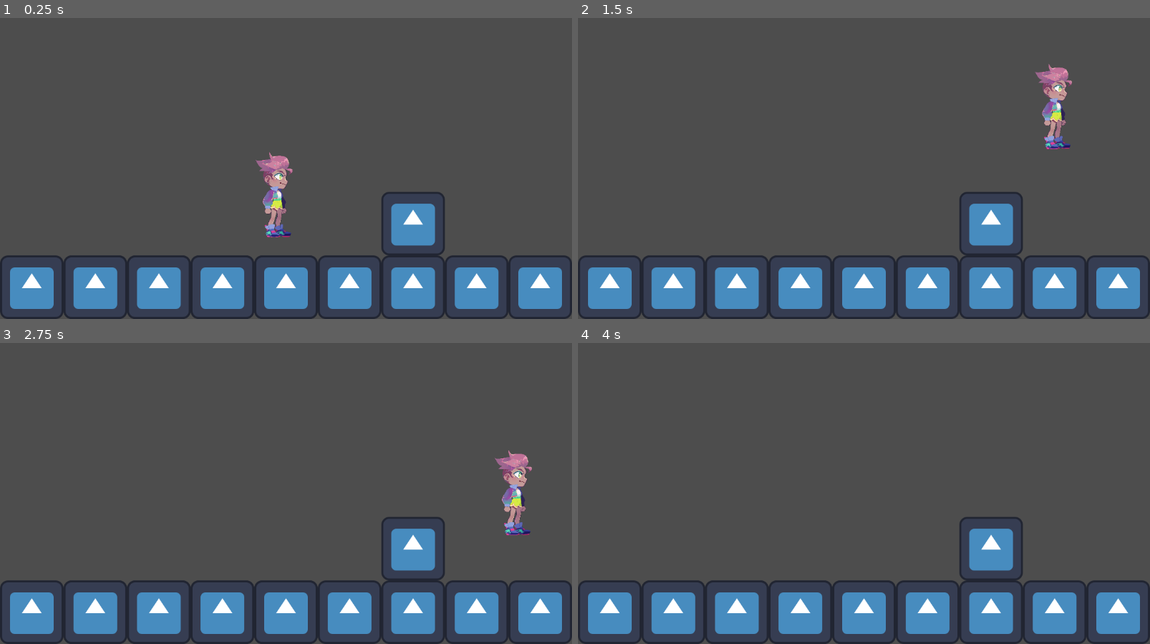
Above: before the commit, frames 1-4 (two rows, left to right).
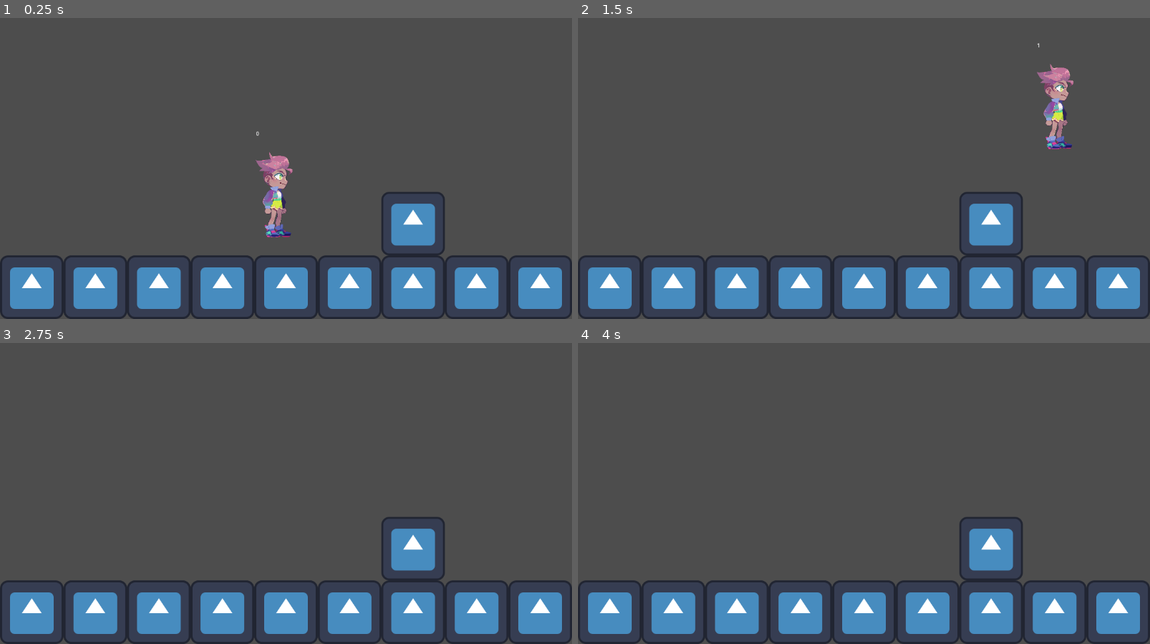
Above: after the commit, the same moments.

Repository: pepperfruits/Aurelia
Game: Godot game, scene res://Levels/TestingLevel/testing_level.tscn
Two runs of this game, one before a commit and one after it. Both use one fixed random seed, a clock stepped at 60 frames per second and the inputs below. The engine's default icon, where the game draws it, is replaced by a stand-in: a white triangle on a blue panel in a dark square.
Inputs:
- Up to frame 1 (0.25 s): no input
- Up to frame 2 (1.5 s): hold Right (move_right) from 0.53 s (still down); tap C (dash, bound only after the commit) at 0.6 s; tap Space (jump) at 0.77, 0.8, 1.07, 1.35 s
- Up to frame 3 (2.75 s): tap Space (jump) at 1.52, 1.82, 2.3 s; tap C (dash, bound only after the commit) at 1.55, 2.1 s; release Right (move_right) at 2.03 s; hold Left (move_left) from 2.03 s (still down)
- Up to frame 4 (4 s): release Left (move_left) at 2.78 s; hold Right (move_right) from 2.78 s (still down); tap C (dash, bound only after the commit) at 2.85 s; tap Space (jump) at 3.02, 3.32, 3.6, 3.77 s

The runs differ from the first frame. In frame 1, less than 0.1% of the frame differs, in the area x 44-46%, y 37-40%; in frame 2, 0.5%; in frame 3, 0.9%, in the area x 86-93%, y 35-64%; in frame 4, nothing differs.

Commit message:
Basic dash implemented
- one dash charge which refreshes on the ground

currently has a debug label with current dash charges

Diff:
--- a/Player/InputHandler.gd
+++ b/Player/InputHandler.gd
@@ -18,3 +18,6 @@
 
 func _on_jump_buffer_timer_timeout():
 	is_jump_buffered = false
+
+func is_dash_inputted() -> bool:
+	return Input.is_action_just_pressed("dash")
--- a/Player/Movement.gd
+++ b/Player/Movement.gd
@@ -6,50 +6,84 @@
 @onready var p : CharacterBody2D = $".."
 ## Handles all input
 @onready var InputHandler : InputHandlerNode = $"../InputHandler"
+## Duration of the dash
+@onready var DashDurationTimer : Timer = $DashDurationTimer
 #endregion
 
 #region Constants
+## Acceleration from running in a direction (grounded)
 @export var RUN_ACCEL : float = 1700.0
+## Your max speed from running normally/midair movement
 @export var RUN_MAX_SPEED : float = 500.0
+## How much you accelerate slower or faster in air
 @export var AIR_ACCEL_BONUS : float = 1.0
+## How much faster you accelerate when pivoting from side to side
 @export var PIVOT_ACCEL_BONUS : float = 3.0
 
+## How much friction is applied when stopping (no directional input)
 @export var FRICTION : float = 8.0
+## How much stronger/weaker your friction is when midair
 @export var AIR_FRICTION_BONUS : float = 1.0
 
+## Acceleration due to gravity
 @export var GRAVITY : float = 2000.0
 
+## The velocity upwards when you first jump
 @export var JUMP_VELOCITY : float = 1000.0
+
+## The velocity during your dash
+@export var DASH_VELOCITY : float = 1400.0
+## Your vertical velocity is multiplied by this when you dash
+@export var DASH_VERTICAL_DAMPENING : float = 0.1
+
+## How many dash charges you have max, and what it gets refreshed to on the ground
+@export var MAX_DASH_CHARGES : int = 1
 #endregion
 
 #region Variables
 ## This is the x momentum, the current x velocity.
 var momentum : float = 0.0
+## If 0, not dashing. If non zero, this is the direction of the dash.
+var dashing : int = 0
+## Where you are facing last, only useful when not inputting a movement
+var facing : int = 1
+## Your current dash charges
+var dash_charges : int = 0
 #endregion
 
 func _process(delta):
 	var is_on_floor : bool = p.is_on_floor()
 	var input_direction : float = InputHandler.get_horizontal_input() # 1 = right, -1 = left
+	if (momentum > 1.0):
+		facing = 1
+	elif (momentum < -1.0):
+		facing = -1
 
-	# If input is left or right,
-	if (input_direction):
-		apply_acceleration(delta, input_direction, is_on_floor)
-	else: # Otherwise, apply friction to stop
-		apply_friction(delta, is_on_floor)
+	if (can_dash() and InputHandler.is_dash_inputted()): # If you can dash, dash
+		dash(input_direction, facing, delta)
 
-	# If Jumping:
-	if (can_jump() and InputHandler.is_jump_inputted()):
-		jump(delta)
-	else: # Otherwise, check if gravity should be applied
-		if (is_on_floor):
-			pass
-		else:
-			apply_gravity(delta)
+	if dashing: #If you are dashing, TODO
+		pass
+	else: #If you aren't dashing, then handle movement inputs & gravity
+		$"../DebugLabel".text = str(dash_charges)
+		if (input_direction): # If input is left or right, apply acceleration
+			apply_acceleration(delta, input_direction, is_on_floor)
+		else: # Otherwise, apply friction to stop
+			apply_friction(delta, is_on_floor)
 
-	#$"../DebugLabel".text = str(momentum) # DEBUG
+		if (can_jump() and InputHandler.is_jump_inputted()): # If you can jump, jump.
+			jump(delta)
+		else: # Otherwise, check if gravity should be applied or if we should refresh dash(es)
+			if (is_on_floor):
+				refresh_dash_charges()
+			else:
+				apply_gravity(delta)
+
 	p.velocity.x = momentum
 	p.move_and_slide()
 	momentum = p.velocity.x
+	if abs(momentum) < 1.0:
+		dashing = 0
 
 #region Helper Functions
 func cap_momentum(delta : float, is_on_floor : bool) -> void:
@@ -92,4 +126,27 @@
 
 func jump(_delta : float) -> void:
 	p.velocity.y = -JUMP_VELOCITY
+
+func can_dash() -> bool:
+	return dash_charges > 0
+
+func dash(input_direction : float, facing : int, delta : float) -> void:
+	dashing = true
+	DashDurationTimer.start()
+	p.velocity.y *= DASH_VERTICAL_DAMPENING
+	dash_charges -= 1
+
+	if input_direction:
+		momentum = input_direction * DASH_VELOCITY
+	else:
+		momentum = facing * DASH_VELOCITY
+
+func refresh_dash_charges() -> void:
+	dash_charges = MAX_DASH_CHARGES
+
 #endregion
+
+#region Signals
+func _on_dash_duration_timer_timeout():
+	dashing = false
+#endregion
--- a/Player/player.tscn
+++ b/Player/player.tscn
@@ -21,11 +21,15 @@
 script = ExtResource("2_agngk")
 
 [node name="JumpBufferTimer" type="Timer" parent="InputHandler"]
-wait_time = 0.1
+wait_time = 0.2
 one_shot = true
 
 [node name="Movement" type="Node" parent="."]
 script = ExtResource("1_2jex8")
+
+[node name="DashDurationTimer" type="Timer" parent="Movement"]
+wait_time = 0.15
+one_shot = true
 
 [node name="PlaceHolderSprite" type="Sprite2D" parent="."]
 position = Vector2(-4.5, 0)
@@ -51,3 +55,4 @@
 shape = SubResource("CapsuleShape2D_x1uv4")
 
 [connection signal="timeout" from="InputHandler/JumpBufferTimer" to="InputHandler" method="_on_jump_buffer_timer_timeout"]
+[connection signal="timeout" from="Movement/DashDurationTimer" to="Movement" method="_on_dash_duration_timer_timeout"]
--- a/project.godot
+++ b/project.godot
@@ -35,7 +35,15 @@
 }
 jump={
 "deadzone": 0.5,
-"events": [Object(InputEventKey,"resource_local_to_scene":false,"resource_name":"","device":-1,"window_id":0,"alt_pressed":false,"shift_pressed":false,"ctrl_pressed":false,"meta_pressed":false,"pressed":false,"keycode":0,"physical_keycode":32,"key_label":0,"unicode":32,"echo":false,"script":null)
+"events": [Object(InputEventKey,"resource_local_to_scene":false,"resource_name":"","device":-1,"window_id":0,"alt_pressed":false,"shift_pressed":false,"ctrl_pressed":false,"meta_pressed":false,"pressed":false,"keycode":0,"physical_keycode":90,"key_label":0,"unicode":122,"echo":false,"script":null)
+, Object(InputEventKey,"resource_local_to_scene":false,"resource_name":"","device":-1,"window_id":0,"alt_pressed":false,"shift_pressed":false,"ctrl_pressed":false,"meta_pressed":false,"pressed":false,"keycode":0,"physical_keycode":74,"key_label":0,"unicode":106,"echo":false,"script":null)
+, Object(InputEventKey,"resource_local_to_scene":false,"resource_name":"","device":-1,"window_id":0,"alt_pressed":false,"shift_pressed":false,"ctrl_pressed":false,"meta_pressed":false,"pressed":false,"keycode":0,"physical_keycode":32,"key_label":0,"unicode":32,"echo":false,"script":null)
+]
+}
+dash={
+"deadzone": 0.5,
+"events": [Object(InputEventKey,"resource_local_to_scene":false,"resource_name":"","device":-1,"window_id":0,"alt_pressed":false,"shift_pressed":false,"ctrl_pressed":false,"meta_pressed":false,"pressed":false,"keycode":0,"physical_keycode":67,"key_label":0,"unicode":99,"echo":false,"script":null)
+, Object(InputEventKey,"resource_local_to_scene":false,"resource_name":"","device":-1,"window_id":0,"alt_pressed":false,"shift_pressed":false,"ctrl_pressed":false,"meta_pressed":false,"pressed":false,"keycode":0,"physical_keycode":76,"key_label":0,"unicode":108,"echo":false,"script":null)
 ]
 }
 
Not shown, changed: README.md
